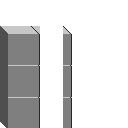
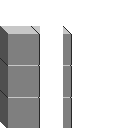
Layer changes from the first w=128, h=128 image to the second:
painted on "wall-tile-01" over <box>0,58,8,98</box>
